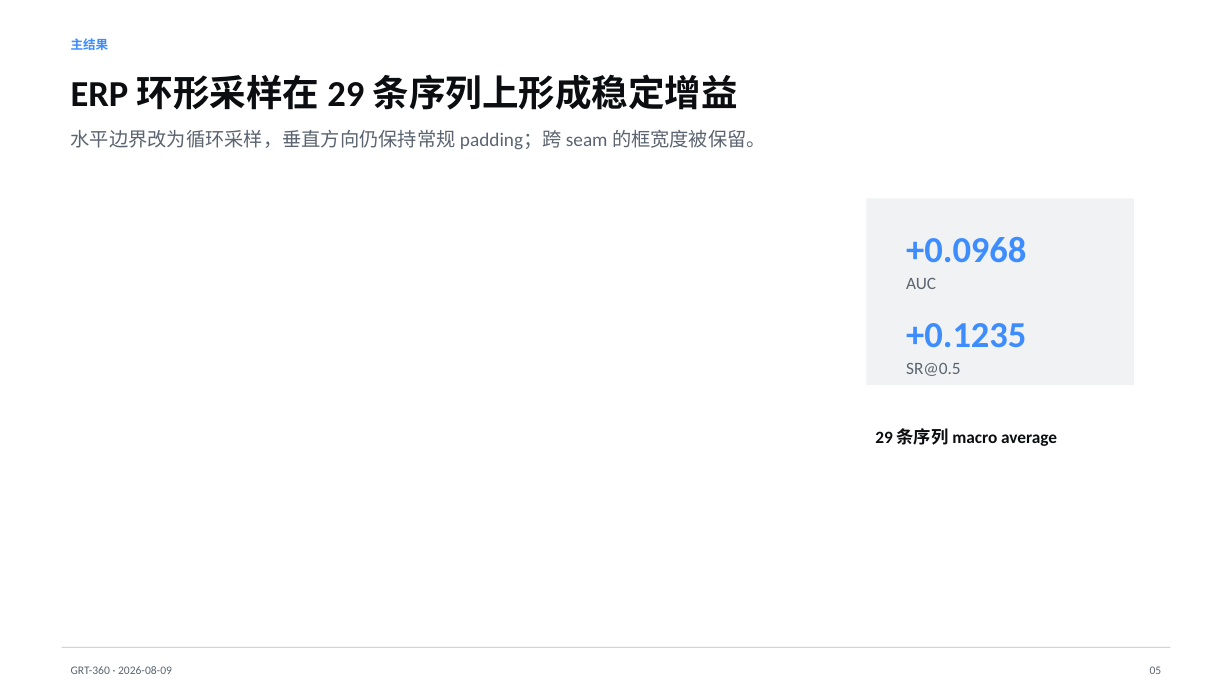
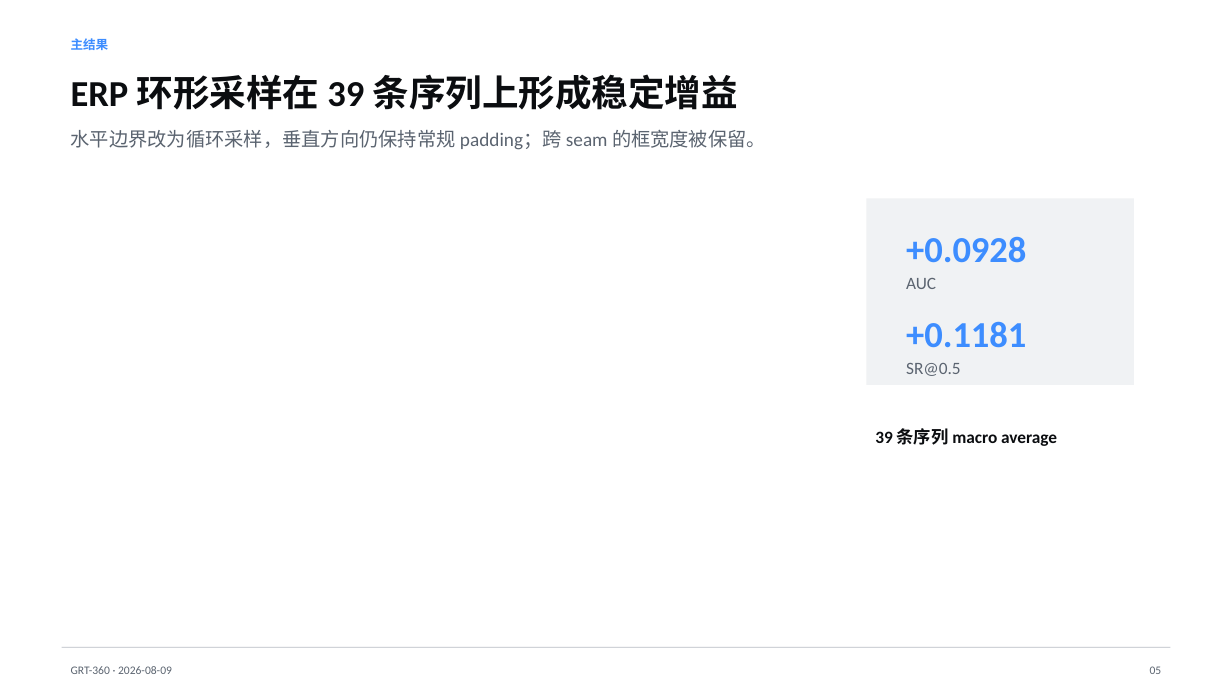
Before and after one commit to A3435331841/instan, a slide deck: slide 5 of reports/GRT360_Research_Handoff_2026-08-09.pptx. Drawn at 1232x693 pixels with LibreOffice and Linux fonts; fonts in the diff are those of the drawing. Boxes give left, top, right and bottom in pixels: in the first picture for what was removed or moved away, otherwise in the second. Text is boxed around its words. In the diff, an @@ line names an element or a change of style, - is before the commit and + after.

```diff
--- a/reports/GRT360_Research_Handoff_2026-08-09.pptx
+++ b/reports/GRT360_Research_Handoff_2026-08-09.pptx
@@ text at <box>71,74,738,110</box>: text changed @@
-ERP 环形采样在 29 条序列上形成稳定增益
+ERP 环形采样在 39 条序列上形成稳定增益
@@ text at <box>906,237,1026,263</box>: text changed @@
-+0.0968
++0.0928
@@ text at <box>906,321,1026,348</box>: text changed @@
-+0.1235
++0.1181
@@ text at <box>875,428,1057,446</box>: text changed @@
-29 条序列 macro average
+39 条序列 macro average
```
Also in this commit, not shown: 2 other slides changed, 4 other files.
